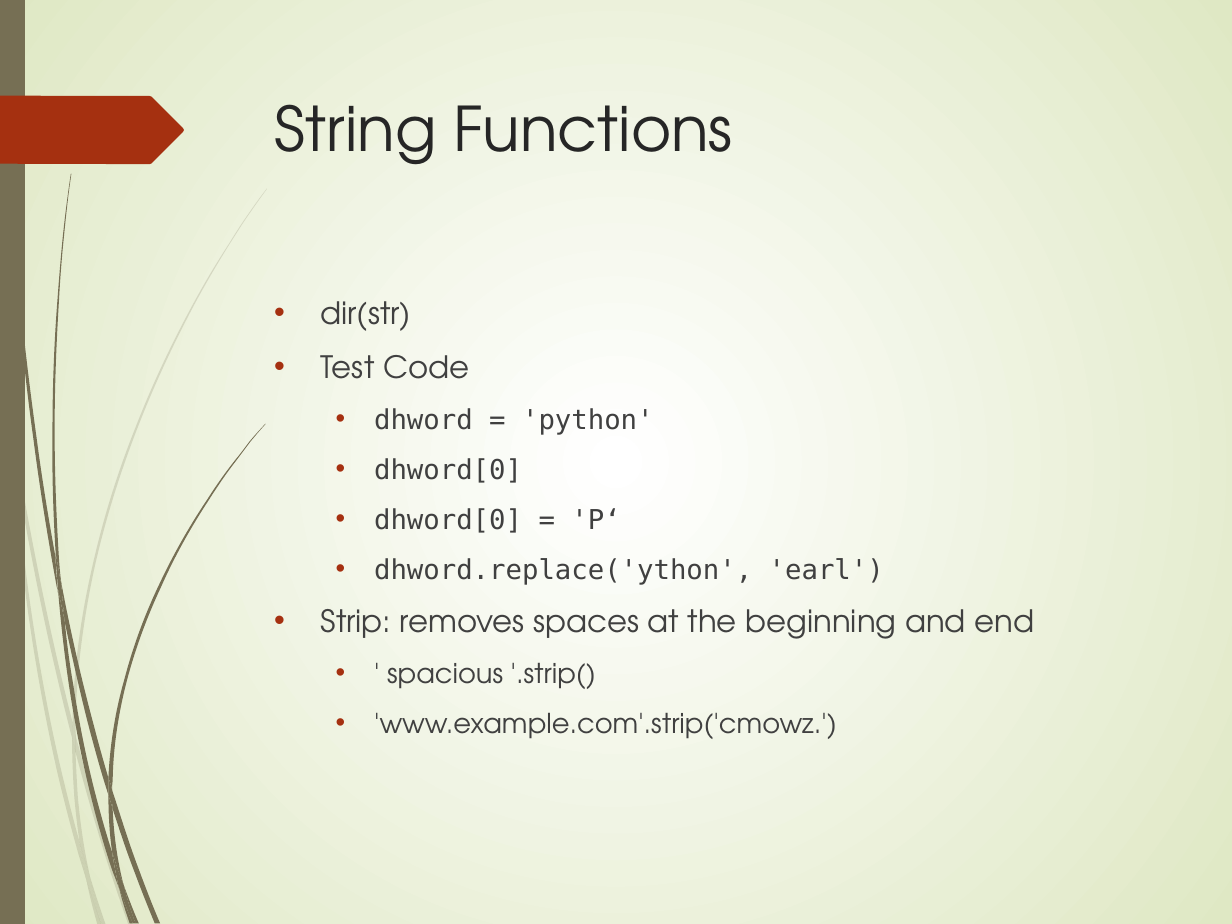
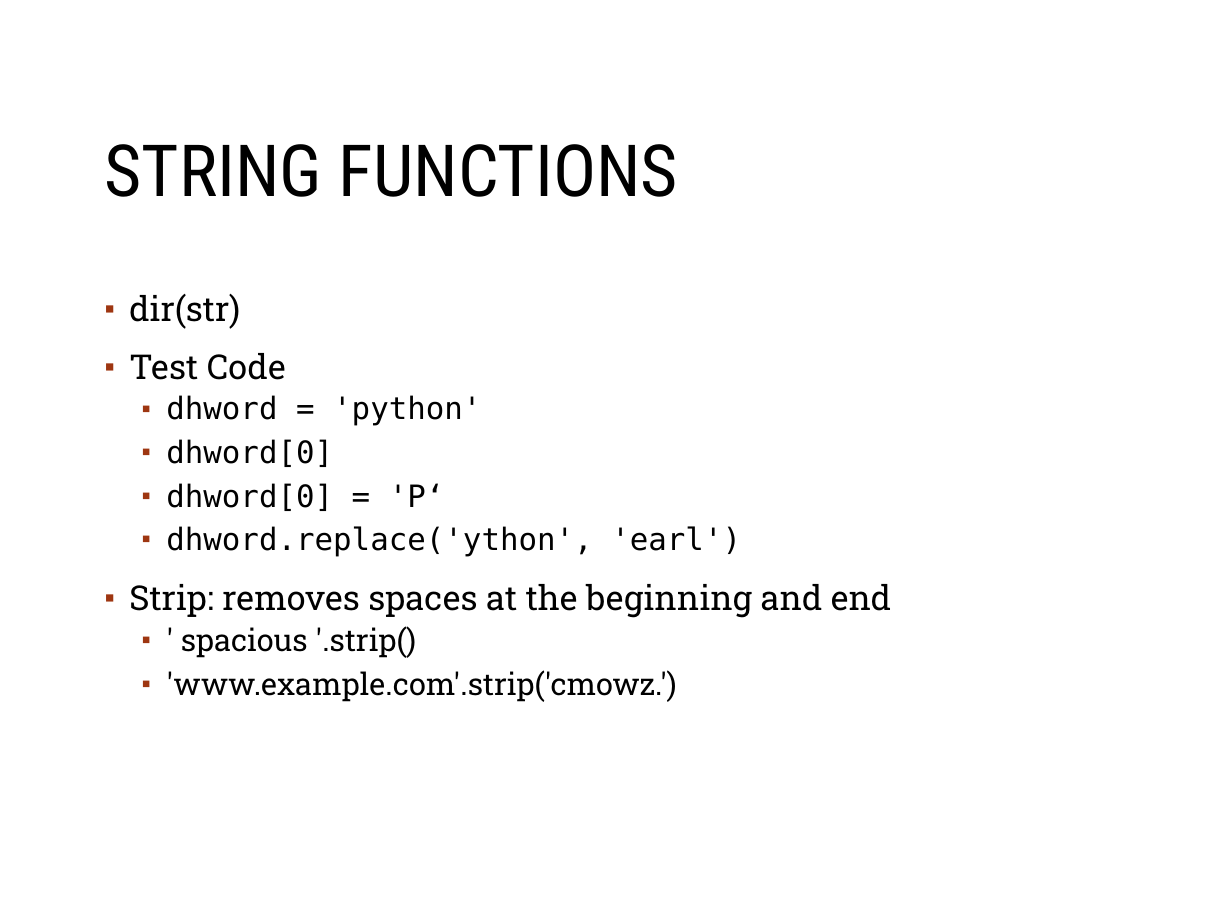
Before and after one commit to MGIS-UMN-GIS5577/GIS5578-week2, a slide deck: slide 10 of week2_strings.odp. Drawn at 1232x924 pixels with LibreOffice and Linux fonts; fonts in the diff are those of the drawing; background and template pictures are left out. Boxes give left, top, right and bottom in pixels: in the first picture for what was removed or moved away, otherwise in the second. Text is boxed around its words. In the diff, an @@ line names an element or a change of style, - is before the commit and + after.

```diff
--- a/week2_strings.odp
+++ b/week2_strings.odp
@@ background gradient #FFFFFF to #DFE8C4 to #FFFFFF @@
@@ freeform shape removed at [0,0,25,924] @@
@@ title "STRING FUNCTIONS" at [105,144,678,197]: vertical alignment top to middle @@
@@ freeform shape removed at [0,96,184,165] @@
@@ title at [105,144,678,197]: text changed; size 36 to 42 pt; font TeX Gyre Adventor to Roboto Condensed; text colour #262626 to #000000 @@
-String Functions
+STRING FUNCTIONS
@@ text "dir(str)": place and size @@
-text "dir(str)" at [320,301,1034,739]
+text "dir(str)" at [129,294,891,702]
@@ text "dir(str)" at [129,294,891,702]: size 18 to 20 pt in "dir(str)", "Test Code", "Strip: removes spaces at the beginning and ..."; font TeX Gyre Adventor to Roboto Slab in "dir(str)", "Test Code", "Strip: removes spaces at the beginning and ...", "' spacious '.strip()" and 1 more places; text colour #404040 to #000000; size 16 to 18 pt in "dhword = 'python'", "dhword[0]", "dhword[0] = 'P‘", "dhword.replace('ython', 'earl')" and 2 more places; bullet • to ▪; line spacing 1 to 0.9; more space between paragraphs; bullet colour #A53010 to #9E3611; less space between paragraphs @@
@@ group removed at [0,31,267,924]: 12 freeform shapes @@
@@ group removed at [2,0,266,924]: 12 freeform shapes @@
@@ freeform shape added at [1153,848,1196,891], outline #FFFFFF 0.99 pt @@
```
Also in this commit, not shown: 12 other slides changed, 2 slides added, 1 slide removed, 1 other file.
